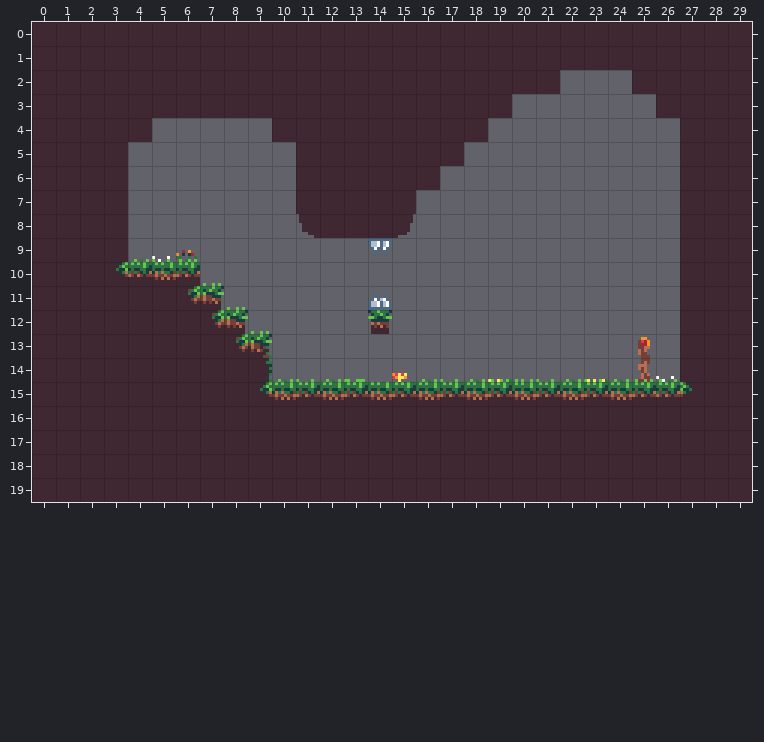
A Tiled map (JSON) gets an edit: map/1-6.json. The picture above is the old version.
Cells are 8x8 px. Shown: x 0..29, y 0..19.
New version:
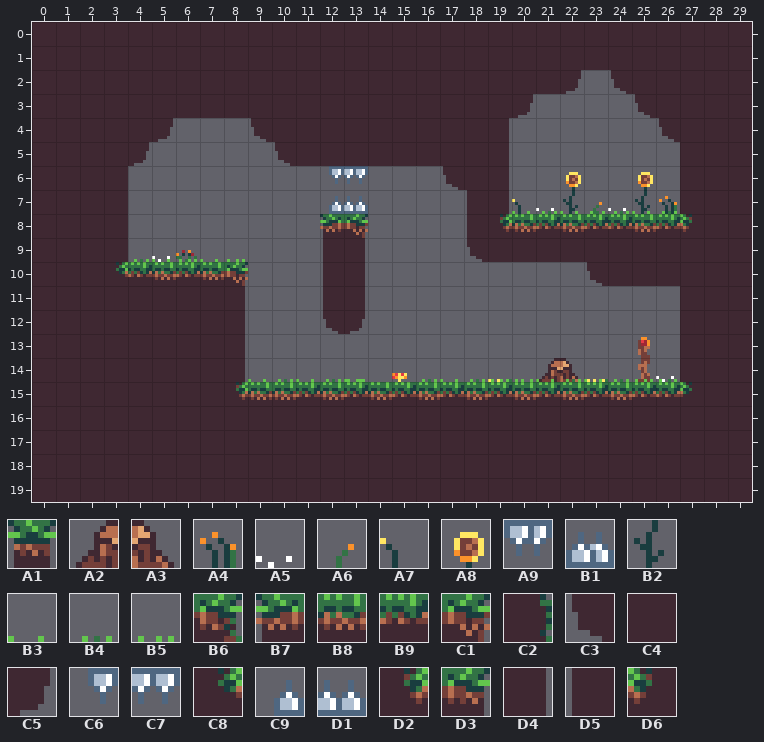
Key: from "joined_together_in_a_tilemap-S": A1 50 "Collision", A2 84, A3 85, A4 86, A5 91, A6 113, A7 114, A8 117, A9 140 "Kill", B1 141 "Kill", B2 145, B3 171, B4 174, B5 175, B6 196 "Collision", B7 198 "Collision", B8 199 "Collision", B9 200 "Collision", C1 203 "Collision", C2 224 "Collision", C3 226 "Collision", C4 227 "Collision", C5 231 "Collision", C6 255 "Kill", C7 256 "Kill", C8 280 "Collision", C9 283 "Kill", D1 284 "Kill", D2 309 "Collision", D3 310 "Collision", D4 317 "Collision", D5 318 "Collision", D6 355 "Collision".
__ is an empty cell, .. an unchanged one.
Log entry: revised level 6
Change:
--- layer "Embellishments"
@@ x 17..26 @@
- 5 .. __ .. .. .. .. .. .. .. ..
- 6 __ __ .. .. .. __ .. .. __ ..
- 7 .. .. .. __ __ __ __ __ __ __
+ 5 .. C4 .. .. .. .. .. .. .. ..
+ 6 C3 C4 .. .. .. A8 .. .. A8 ..
+ 7 .. .. .. A7 A5 B2 A6 A5 B2 A4
@@ x 21..22 @@
-14 __ __
+14 A2 A3
--- layer "Background"
@@ x 4..27 @@
- 2 .. .. .. .. .. .. .. .. .. .. .. .. .. .. .. .. .. .. __ .. __ .. .. ..
- 3 .. .. .. .. .. .. .. .. .. .. .. .. .. .. .. .. __ .. .. .. .. __ .. ..
- 4 .. __ .. .. .. __ .. .. .. .. .. .. .. .. .. __ .. .. .. .. .. .. __ ..
- 5 __ .. .. .. .. .. __ .. .. .. .. .. .. .. __ __ .. .. .. .. .. .. .. ..
- 6 .. .. .. .. .. .. .. C4 C4 C4 C4 C4 C4 .. __ __ .. .. .. .. .. .. .. ..
- 7 .. .. .. .. .. .. .. C4 C4 C4 C4 C4 .. .. __ __ __ __ __ __ __ __ __ ..
- 8 .. .. .. .. .. .. .. C3 C4 C4 C4 C5 .. .. __ __ __ __ __ __ __ __ __ C4
- 9 .. .. .. __ __ .. .. .. __ __ A9 .. .. .. __ __ __ __ __ __ __ __ __ ..
-10 .. .. .. B5 __ .. .. .. __ __ .. .. .. .. .. .. .. .. .. __ __ __ __ ..
-11 .. .. D2 D3 B5 .. .. .. __ __ B1 .. .. .. .. .. .. .. .. .. .. .. .. ..
-12 .. .. .. D2 D3 B5 .. .. __ __ A1 .. .. .. .. .. .. .. .. .. .. .. .. ..
-13 .. .. .. .. D2 B6 .. .. .. .. .. .. .. .. .. .. .. .. .. .. .. .. .. ..
-14 .. .. .. .. C4 C2 .. .. .. .. .. .. .. .. .. .. .. .. .. .. .. .. .. ..
-15 .. .. .. .. C4 C8 .. .. .. .. .. .. .. .. .. .. .. .. .. .. .. .. .. ..
+ 2 .. .. .. .. .. .. .. .. .. .. .. .. .. .. .. .. .. .. C5 .. C3 .. .. ..
+ 3 .. .. .. .. .. .. .. .. .. .. .. .. .. .. .. .. C5 .. .. .. .. C3 .. ..
+ 4 .. C5 .. .. .. C3 .. .. .. .. .. .. .. .. .. D4 .. .. .. .. .. .. C3 ..
+ 5 C5 .. .. .. .. .. C3 .. .. .. .. .. .. .. D5 D4 .. .. .. .. .. .. .. ..
+ 6 .. .. .. .. .. .. .. __ C6 C7 __ __ __ .. D5 D4 .. .. .. .. .. .. .. ..
+ 7 .. .. .. .. .. .. .. __ C9 D1 __ __ .. .. D5 D4 B3 B4 B3 B4 B4 B3 B4 ..
+ 8 .. .. .. .. .. .. .. __ B7 C1 __ __ .. .. D5 D2 B8 B9 B8 B9 B9 B8 B9 D6
+ 9 .. .. .. B3 B5 .. .. .. D5 D4 __ .. .. .. C3 C4 C4 C4 C4 C4 C4 C4 C4 ..
+10 .. .. .. B8 C1 .. .. .. D5 D4 .. .. .. .. .. .. .. .. .. C3 C4 C4 C4 ..
+11 .. .. C4 C4 D4 .. .. .. D5 D4 __ .. .. .. .. .. .. .. .. .. .. .. .. ..
+12 .. .. .. C4 D4 __ .. .. C3 C5 __ .. .. .. .. .. .. .. .. .. .. .. .. ..
+13 .. .. .. .. D4 __ .. .. .. .. .. .. .. .. .. .. .. .. .. .. .. .. .. ..
+14 .. .. .. .. D4 B3 .. .. .. .. .. .. .. .. .. .. .. .. .. .. .. .. .. ..
+15 .. .. .. .. D2 B8 .. .. .. .. .. .. .. .. .. .. .. .. .. .. .. .. .. ..
Changed places in both pictures, as pixel boxes (x1, y1, x2, y2):
changed: (188, 70, 692, 400)
added: (128, 118, 173, 166)
